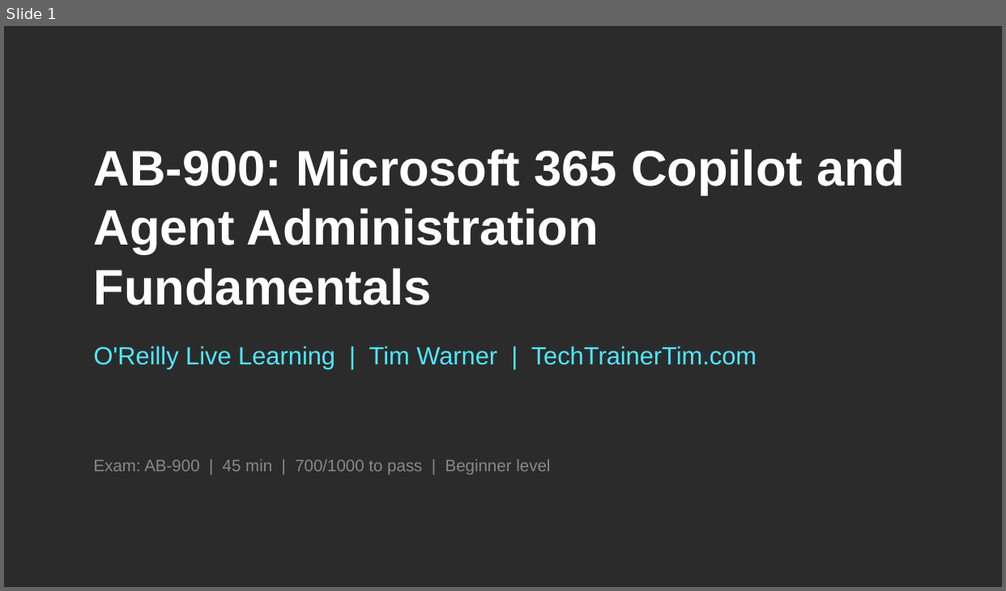
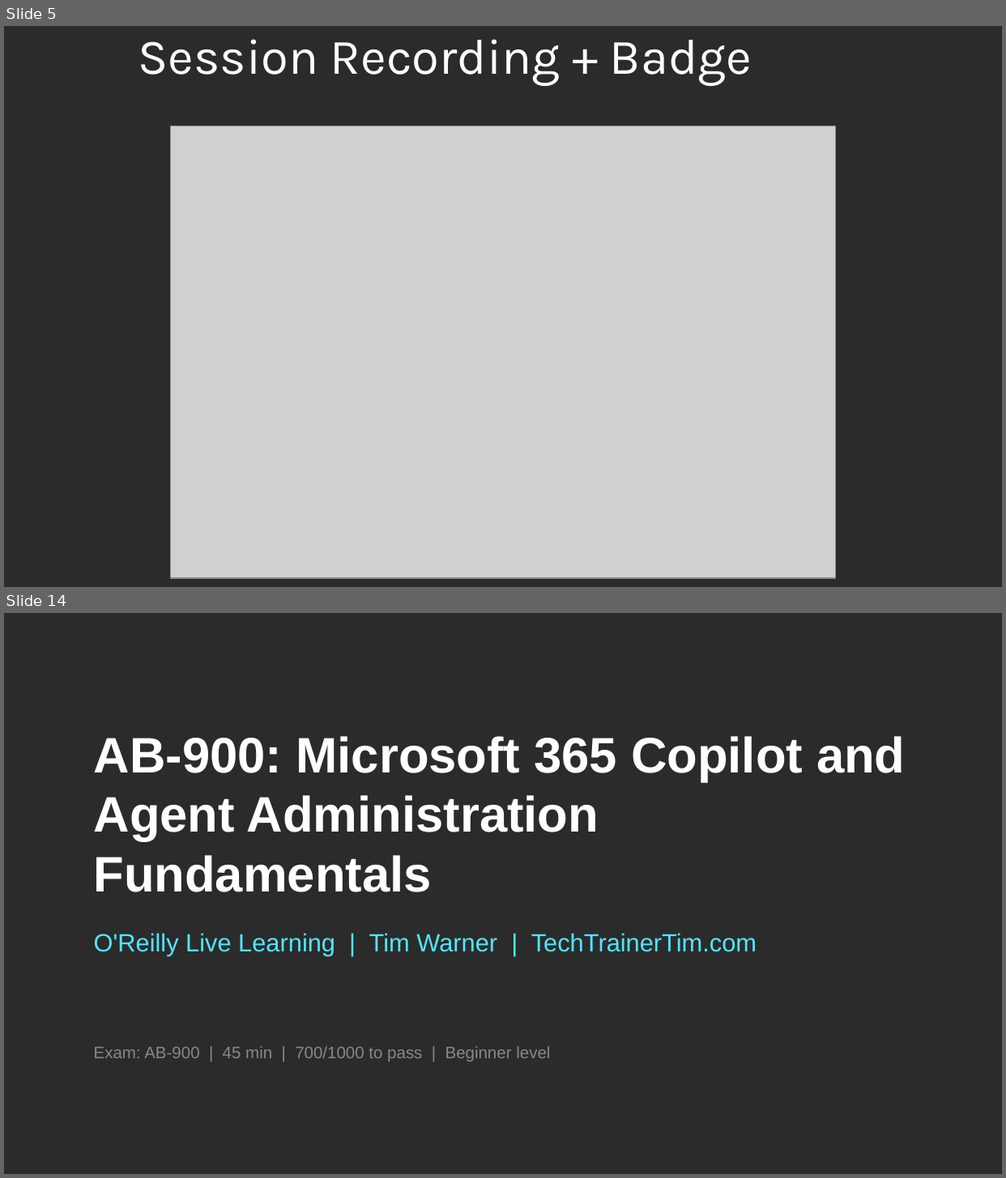
Before and after one commit to timothywarner-org/ab900, a slide deck: warner-ab900-July-2026.pptx. Shown one above the other, each under a label of ours: slide 1 before the commit, slides 5 and 14 after it; the slides between them are not shown. The pictures are 1006x591 and 1006x1178 pixels, drawn with LibreOffice and Linux fonts; fonts in the diff are those of the drawing; grey boxes stand for pictures; background and template pictures are left out; a plain dark background stands for a picture behind light text. Boxes give left, top, right and bottom in pixels: in the first picture for what was removed or moved away, otherwise in the second. Text is boxed around its words. In the diff, an @@ line names an element or a change of style, - is before the commit and + after.

```diff
--- a/warner-ab900-July-2026.pptx
+++ b/warner-ab900-July-2026.pptx
@@ slide 5 added at (x1=4, y1=26, x2=1002, y2=587), background picture (left out) @@
@@ title added at (x1=138, y1=39, x2=752, y2=86), 36 pt, text #FFFFFF @@
+Session Recording + Badge
@@ picture added at (x1=171, y1=126, x2=835, y2=578) @@
@@ what was slide 1 is now slide 14 @@
```
Also in this commit, not shown: 12 other slides added, 3 other files.
